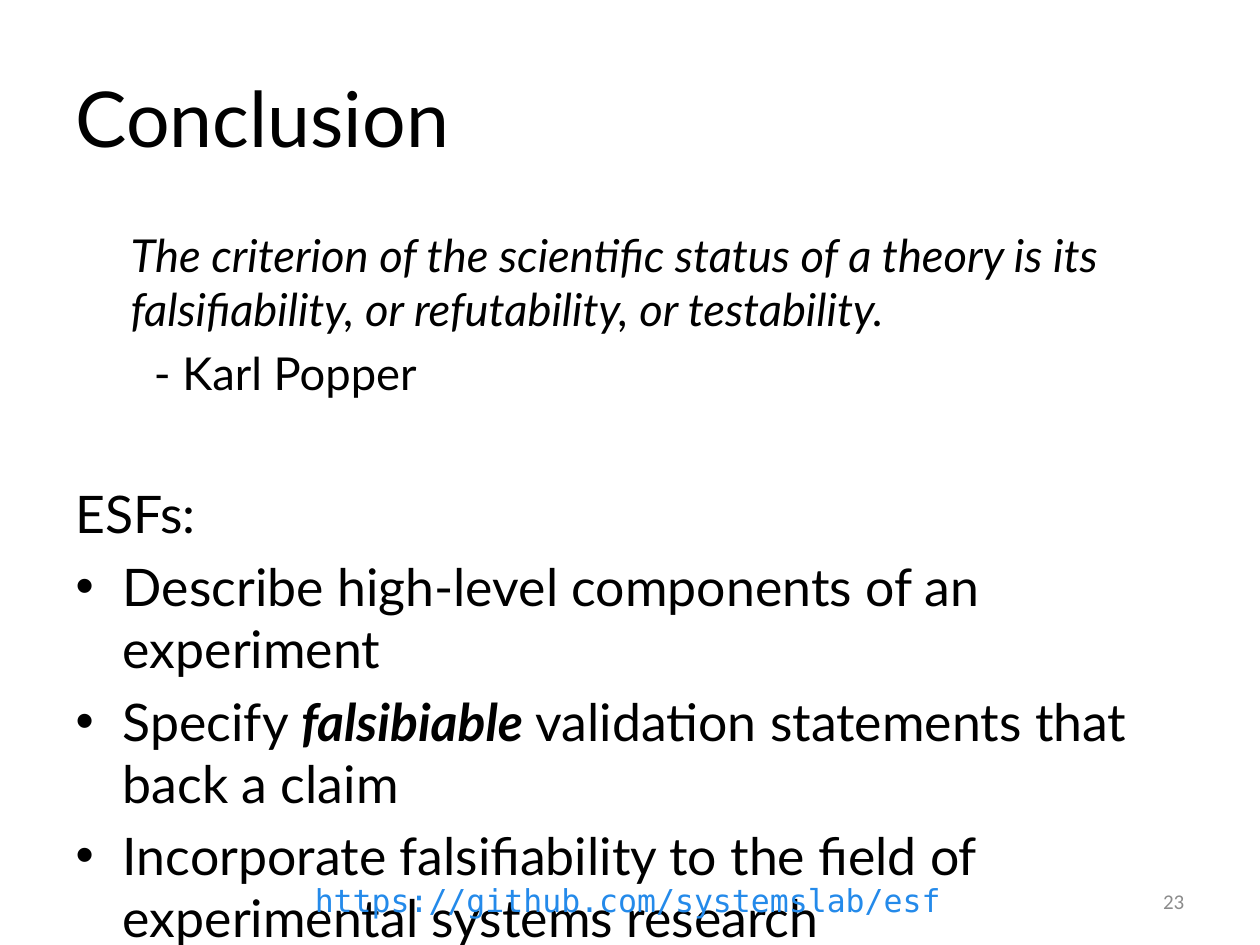
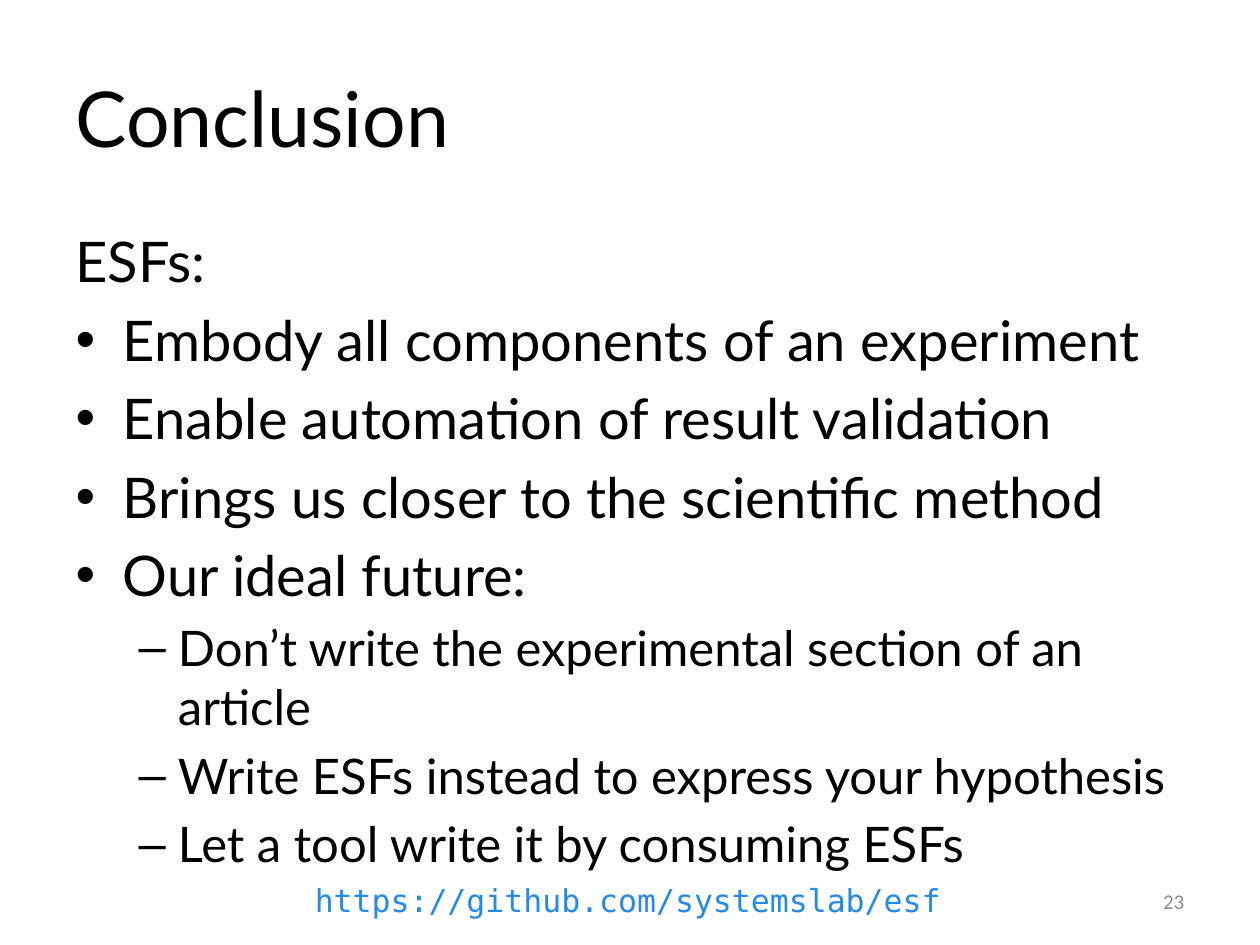
Before and after one commit to ivotron/pdsw15, a slide deck: slide 23 of slides.pptx. Drawn at 1260x945 pixels with LibreOffice and Linux fonts; fonts in the diff are those of the drawing. Boxes give left, top, right and bottom in pixels: in the first picture for what was removed or moved away, otherwise in the second. Text is boxed around its words. In the diff, an @@ line names an element or a change of style, - is before the commit and + after.

Commit message:
Incorporates feedback from SRL seminar

```diff
--- a/slides.pptx
+++ b/slides.pptx
@@ text at <box>131,238,1098,398</box>: paragraphs removed @@
-  The criterion of the scientific status of a theory is its falsifiability, or refutability, or testability.
-  - Karl Popper
@@ text at <box>76,241,206,283</box>: size 29.6 to 32 pt in "ESFs:" @@
@@ text at <box>123,319,1166,871</box>: text changed; size 29.6 to 32 pt @@
-• Describe high-level components of an experiment
-• Specify falsibiable validation statements that back a claim
-• Incorporate falsifiability to the field of experimental systems research
+• Embody all components of an experiment
+• Enable automation of result validation
+• Brings us closer to the scientific method
+• Our ideal future:
+  – Don’t write the experimental section of an article
+  – Write ESFs instead to express your hypothesis
+  – Let a tool write it by consuming ESFs
```
Also in this commit, not shown: 6 other slides changed, 8 slides added, 3 slides removed.
